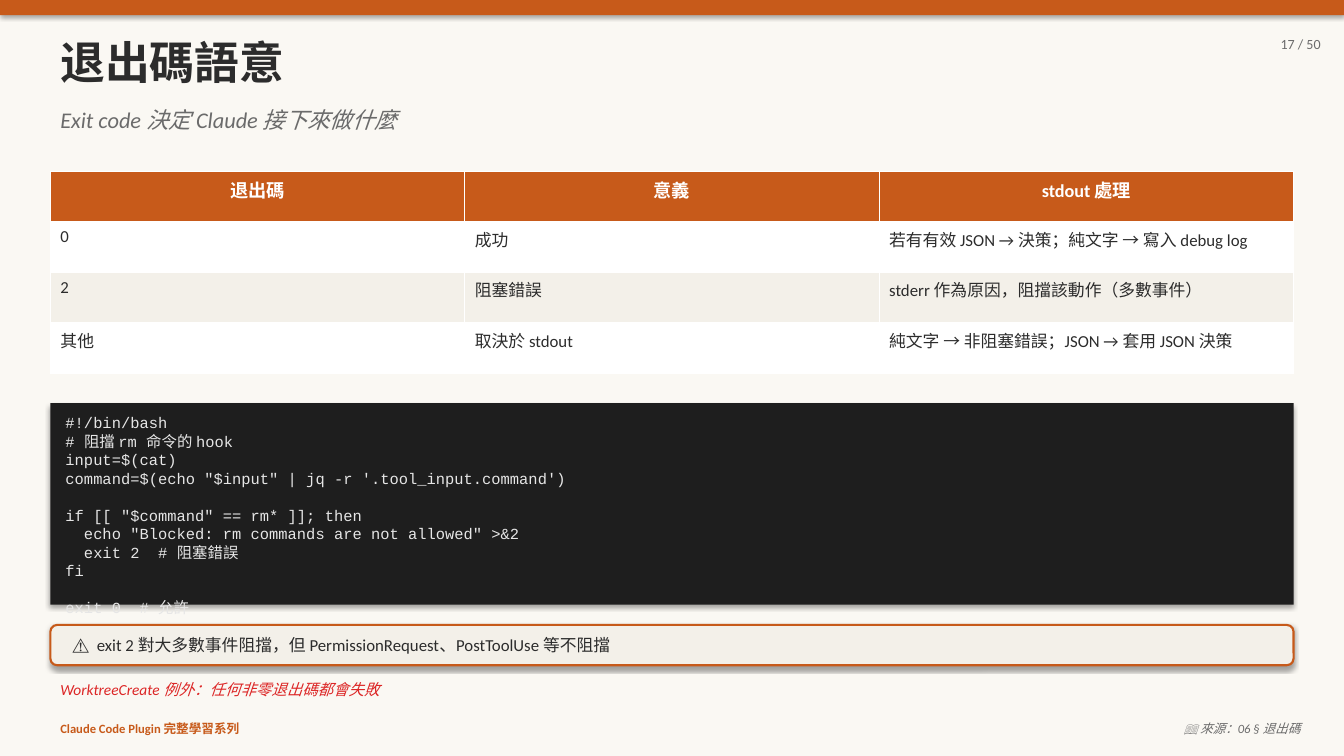
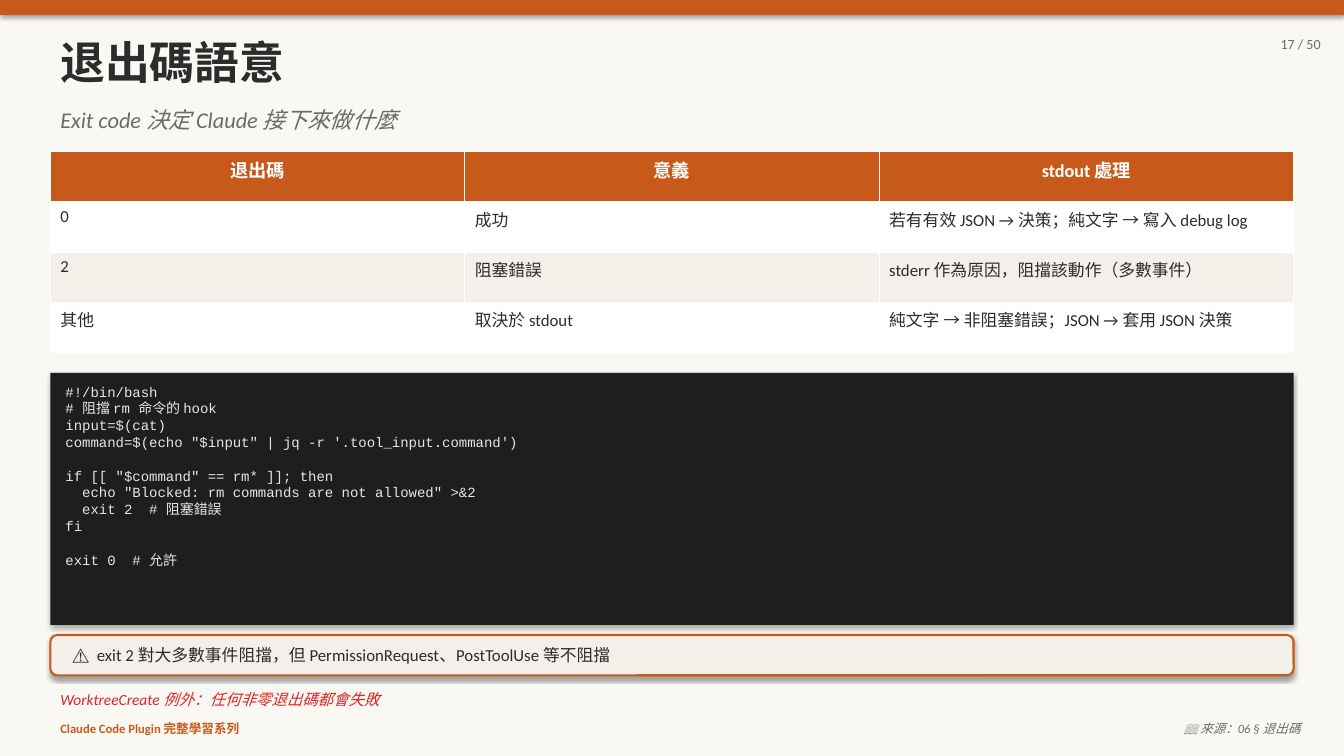
Before and after one commit to kcf7012/pi-proj, a slide deck: slide 17 of 06-hooks.pptx. Drawn at 1344x756 pixels with LibreOffice and Linux fonts; fonts in the diff are those of the drawing. Boxes give left, top, right and bottom in pixels: in the first picture for what was removed or moved away, otherwise in the second. Text is boxed around its words. In the diff, an @@ line names an element or a change of style, - is before the commit and + after.

```diff
--- a/06-hooks.pptx
+++ b/06-hooks.pptx
@@ table: place and size @@
-table at [50, 171, 1294, 373]
+table at [50, 151, 1294, 353]
@@ text "#!/bin/bash": place and size @@
-text "#!/bin/bash" at [65, 417, 566, 608]
+text "#!/bin/bash" at [65, 387, 517, 566]
@@ text "#!/bin/bash" at [65, 387, 517, 566]: size 11 to 10 pt @@
@@ rectangle: place and size @@
-rectangle at [50, 403, 1294, 605]
+rectangle at [50, 373, 1294, 625]
@@ rounded rectangle "⚠️ exit 2 對大多數事件阻擋，但 PermissionRequest、PostToolUse ...": place and size @@
-rounded rectangle "⚠️ exit 2 對大多數事件阻擋，但 PermissionRequest、PostToolUse ..." at [50, 625, 1294, 665]
+rounded rectangle "⚠️ exit 2 對大多數事件阻擋，但 PermissionRequest、PostToolUse ..." at [50, 635, 1294, 676]
@@ text "WorktreeCreate 例外：任何非零退出碼都會失敗": place and size @@
-text "WorktreeCreate 例外：任何非零退出碼都會失敗" at [60, 682, 379, 697]
+text "WorktreeCreate 例外：任何非零退出碼都會失敗" at [60, 692, 379, 707]
```
Also in this commit, not shown: 13 other slides changed, 3 other files.
